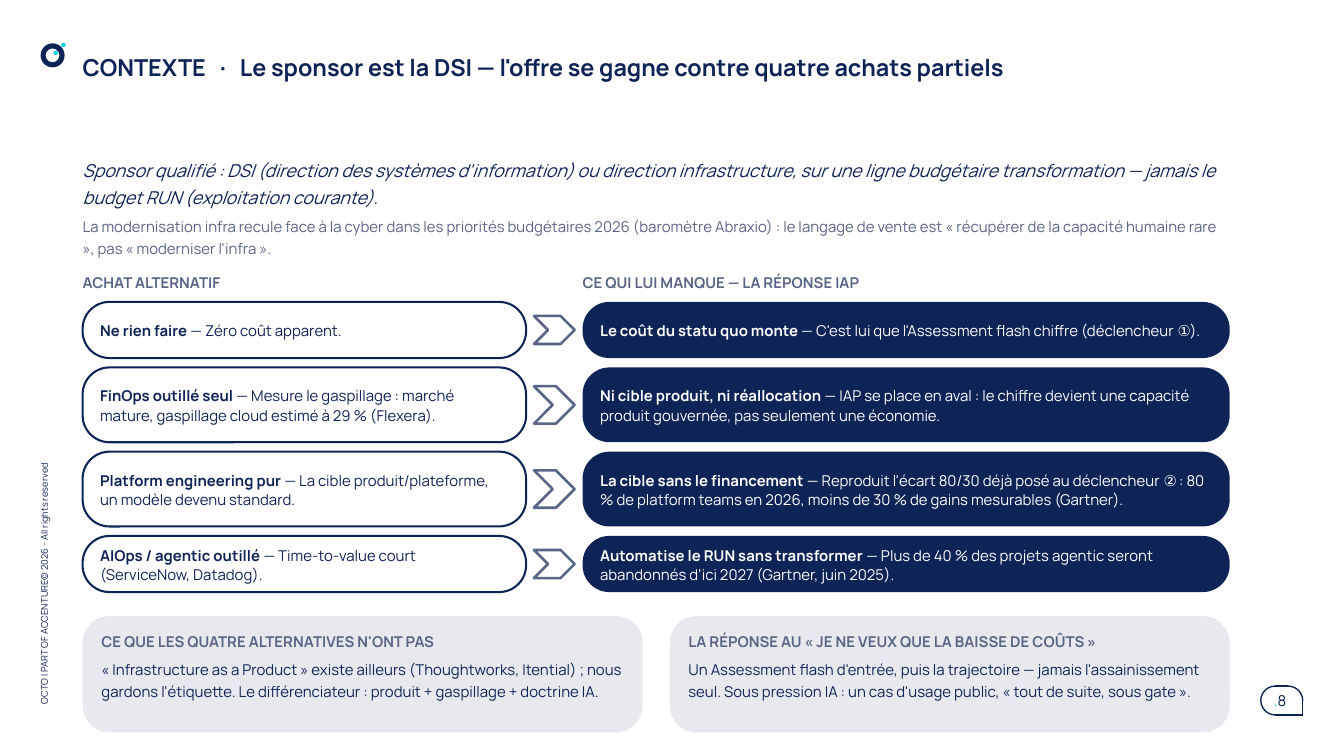
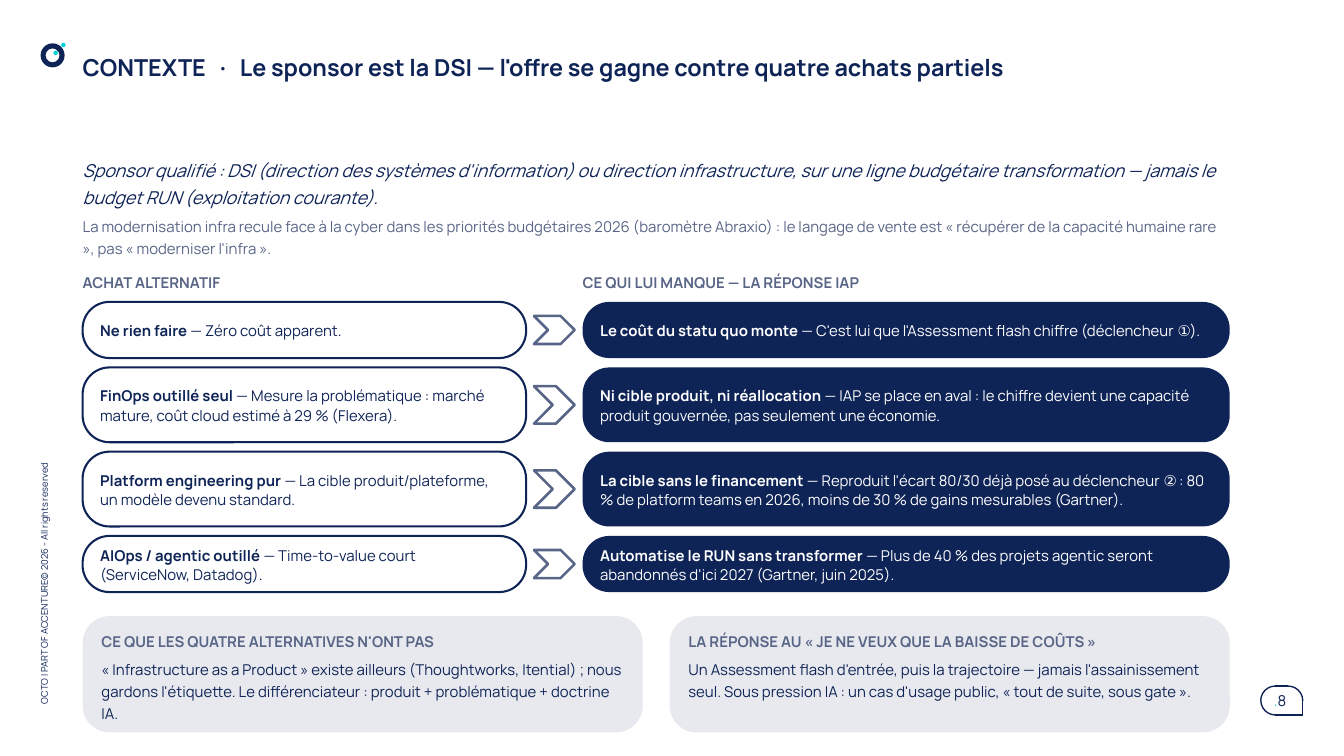
Before and after one commit to claudecamus-dot/Vscode3, a slide deck: slide 8 of docs/cadrage-ppt/bmad-iap-cadrage-synthese.pptx. Drawn at 1344x756 pixels with LibreOffice and Linux fonts; fonts in the diff are those of the drawing. Boxes give left, top, right and bottom in pixels: in the first picture for what was removed or moved away, otherwise in the second. Text is boxed around its words. In the diff, an @@ line names an element or a change of style, - is before the commit and + after.

```diff
--- a/docs/cadrage-ppt/bmad-iap-cadrage-synthese.pptx
+++ b/docs/cadrage-ppt/bmad-iap-cadrage-synthese.pptx
@@ text at [100,389,484,424]: text changed @@
-FinOps outillé seul — Mesure le gaspillage : marché mature, gaspillage cloud estimé à 29 % (Flexera).
+FinOps outillé seul — Mesure la problématique : marché mature, coût cloud estimé à 29 % (Flexera).
@@ text at [101,662,621,719]: text changed @@
-« Infrastructure as a Product » existe ailleurs (Thoughtworks, Itential) ; nous gardons l'étiquette. Le différenciateur : produit + gaspillage + doctrine IA.
+« Infrastructure as a Product » existe ailleurs (Thoughtworks, Itential) ; nous gardons l'étiquette. Le différenciateur : produit + problématique + doctrine IA.
```
Also in this commit, not shown: 16 other slides changed, 3 other files.
